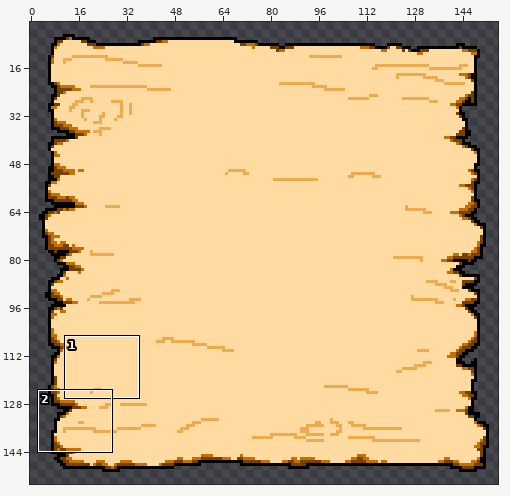
Pixel-art file, stored at Assets/TFG/Sprites/secondary_menu.aseprite. The picture above shows the old version from afar; the outline marks the close-up.
Close-up. First the earlier version:
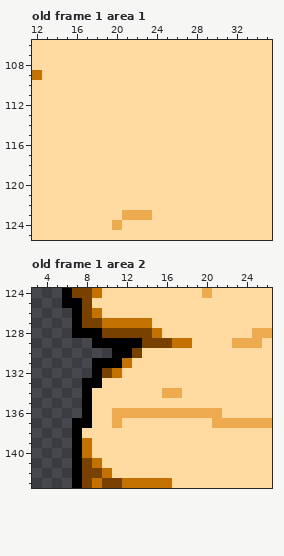
156x156 pixels, 1 frame. Shown: old frame 1 area 1: x 12..35, y 106..125; old frame 1 area 2: x 3..26, y 124..143. The wide view leaves out empty margins. The commit also changed other frames or places, which this record leaves out.
The same view after the edit:
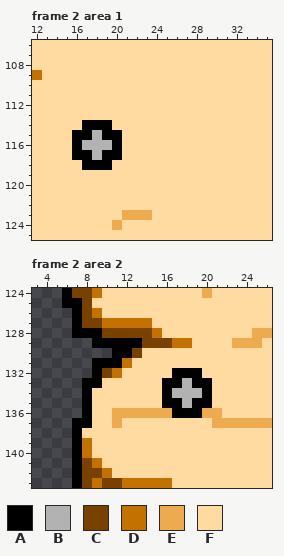
Palette (. is transparent): A #000000  B #b2b2b2  C #794100  D #c37100  E #edaa4e  F #ffdba2
A new or re-ordered frame is compared with the old frame closest to it.
Log entry: feat: menu full implementation
The exact change:
frames 1 -> 2
layer "bg" added
layer "Separators" added
layer "Layer 1" removed
Changed rows in their new state; - is an unchanged pixel.
Frame 2 area 1 is new; against old frame 1, layer "Separators":
first column x 16:
114 -AAA-
115 AABAA
116 ABBBA
117 AABAA
118 -AAA-
Frame 2 area 2 is new; against old frame 1, layer "Separators":
first column x 16:
132 -AAA-
133 AABAA
134 ABBBA
135 AABAA
136 -AAA-
